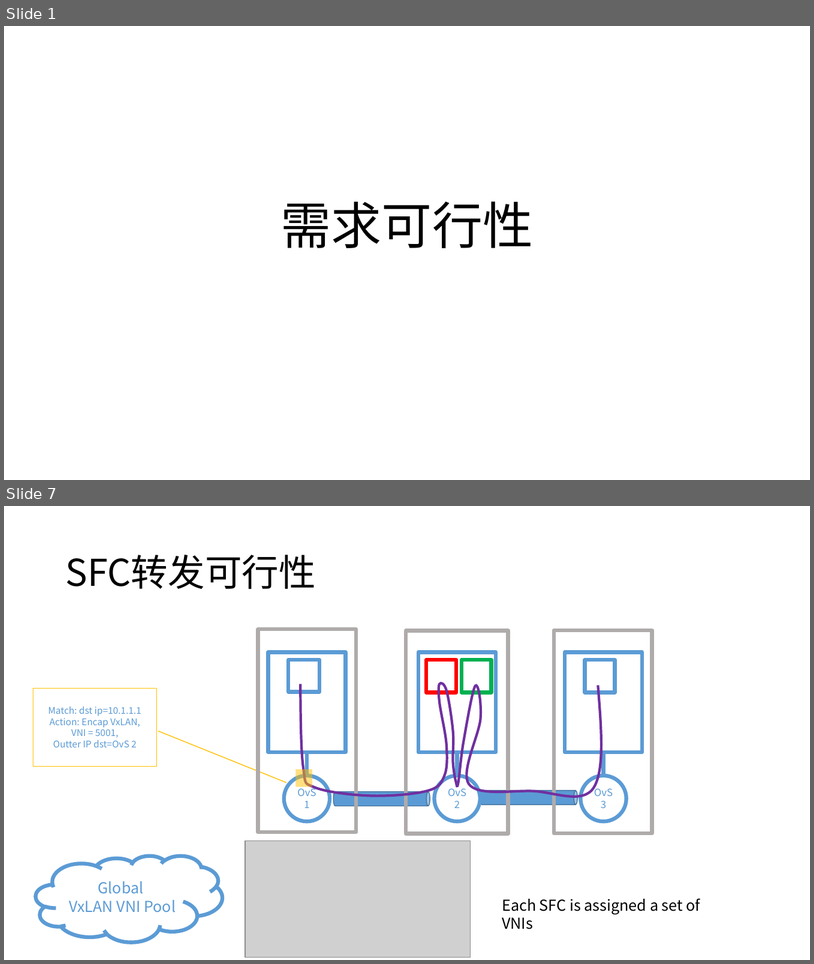
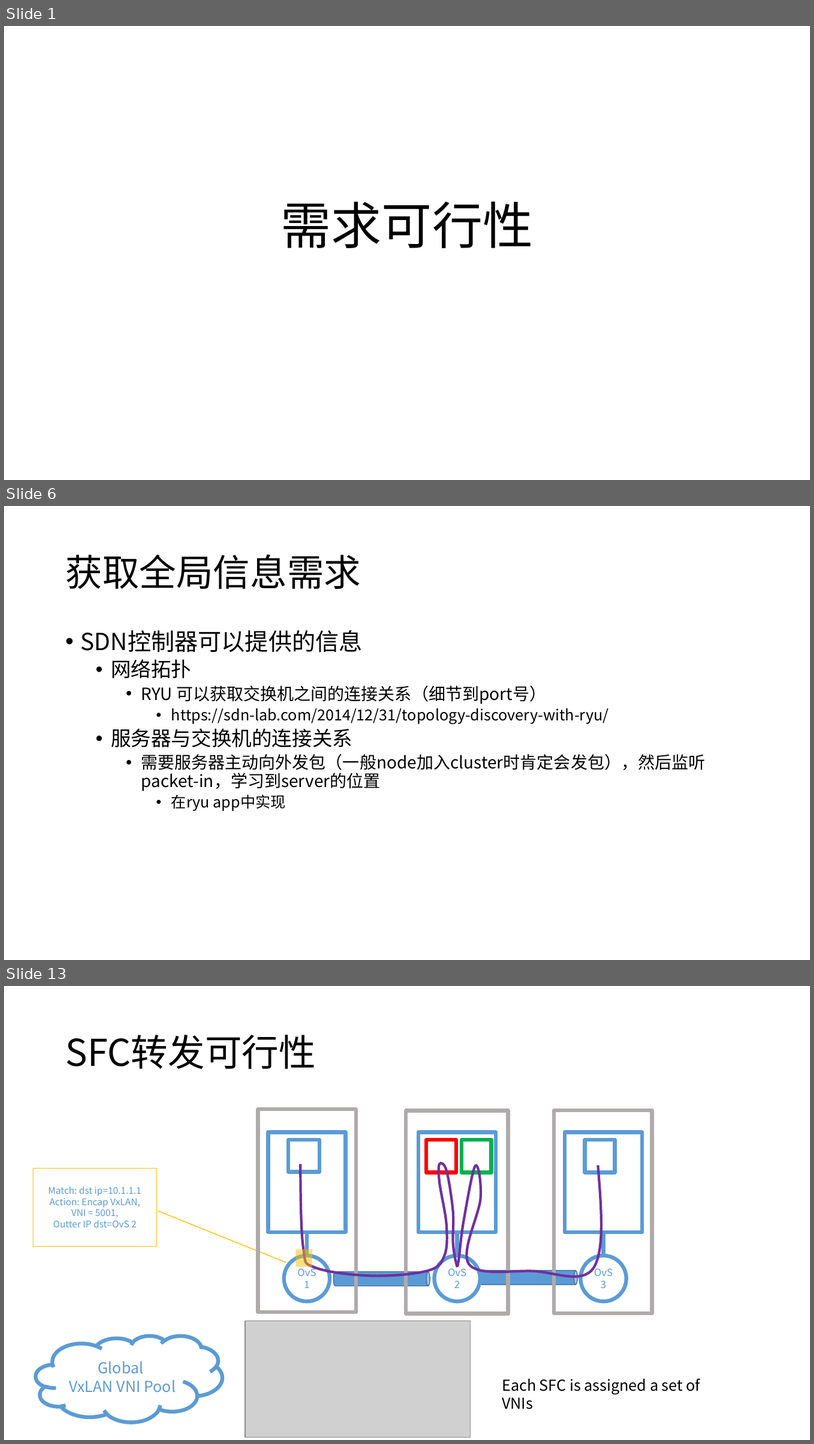
Before and after one commit to magaboomchen/SelfAdaptiveMano, a slide deck: doc/SoftwareEngineering/SoftwareRequirements/RequirementFeasibility.pptx. Shown one above the other, each under a label of ours: slides 1 and 7 before the commit, slides 1, 6 and 13 after it; the slides between them are not shown. The pictures are 814x964 and 814x1444 pixels, drawn with LibreOffice and Linux fonts; fonts in the diff are those of the drawing; grey boxes stand for pictures. Boxes give left, top, right and bottom in pixels: in the first picture for what was removed or moved away, otherwise in the second. Text is boxed around its words. In the diff, an @@ line names an element or a change of style, - is before the commit and + after.

```diff
--- a/doc/SoftwareEngineering/SoftwareRequirements/RequirementFeasibility.pptx
+++ b/doc/SoftwareEngineering/SoftwareRequirements/RequirementFeasibility.pptx
@@ slide 6 added at (x1=4, y1=506, x2=810, y2=960), background #FFFFFF @@
@@ title added at (x1=65, y1=554, x2=361, y2=589), 44 pt, text #000000 @@
+获取全局信息需求
@@ text added at (x1=81, y1=630, x2=705, y2=811), 20 pt, text #000000 @@
+• SDN控制器可以提供的信息
+  • 网络拓扑
+    • RYU 可以获取交换机之间的连接关系（细节到port号）
+      • https://sdn-lab.com/2014/12/31/topology-discovery-with-ryu/
+  • 服务器与交换机的连接关系
+    • 需要服务器主动向外发包（一般node加入cluster时肯定会发包），然后监听packet-in，学习到server的位置
+      • 在ryu app中实现
@@ what was slide 7 is now slide 13 @@
```
Also in this commit, not shown: 6 slides changed, 9 other slides added, 5 other files.
